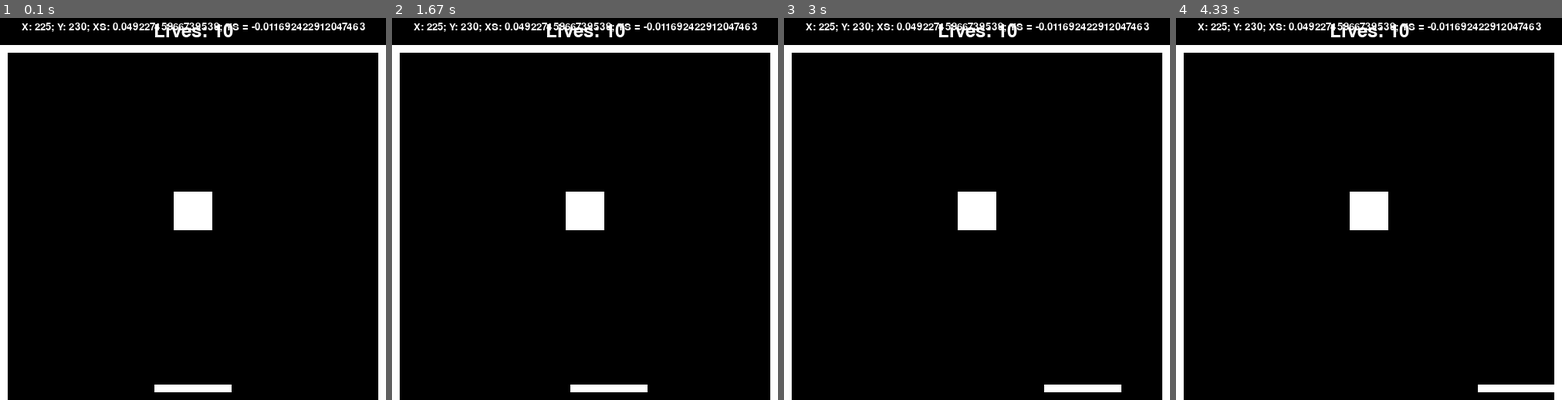
Above: before the commit, frames 1-4 (left to right).
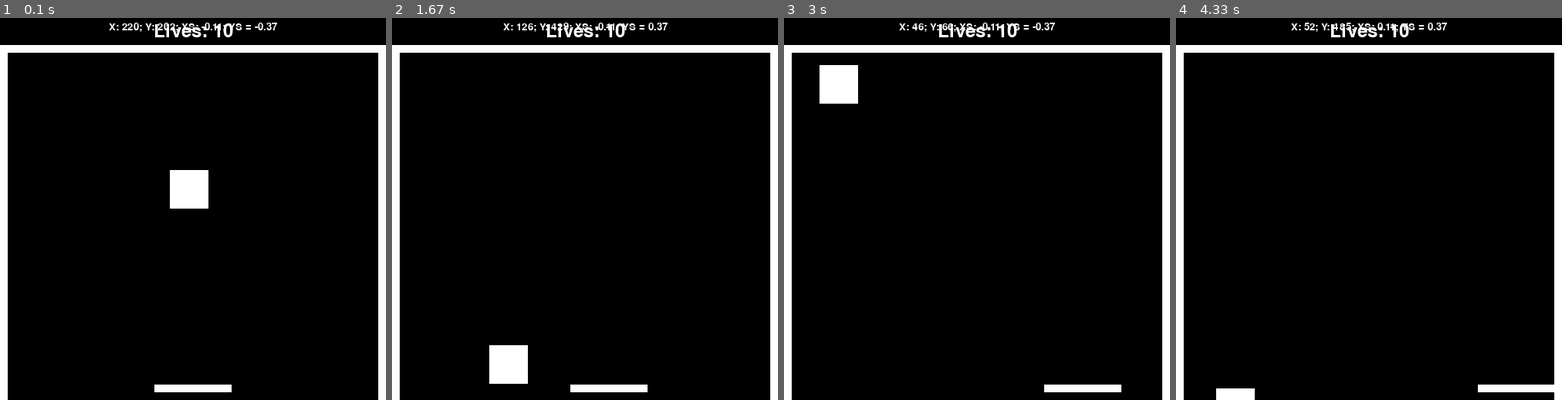
Above: after the commit, the same moments.

Repository: rabramley/pygames
Game: pygame game, started from pong.py
The game is run twice, just before and just after one commit, with the same random seed, the same clock (stepped at 60 frames per second) and the same inputs.
Inputs:
- Up to frame 1 (0.1 s): no input
- Up to frame 2 (1.67 s): hold Right 0.33-0.8 s; hold Right 0.83-1.3 s; hold Left from 1.33 s (still down)
- Up to frame 3 (3 s): release Left at 1.87 s; hold Left 1.9-2.3 s; hold Right 2.33-2.97 s
- Up to frame 4 (4.33 s): hold Left 3-3.47 s; hold Right 3.5-3.97 s; hold Right from 4 s (still down)

The runs differ from the first frame. In frame 1, 2.2% of the frame differs, in the area x 5-95%, y 1-56%; in frame 2, 3.0%, in the area x 5-95%, y 1-96%; in frame 3, 3.0%; in frame 4, 2.2%.

Commit message:
Fixed ball speeds

Diff:
--- a/pong.py
+++ b/pong.py
@@ -35,7 +35,7 @@
 
 class Ball(pygame.sprite.Sprite):
 
-    def __init__(self, size, left, top, x_speed, y_speed):
+    def __init__(self, size, left, top):
        pygame.sprite.Sprite.__init__(self, items)
 
        self.image = pygame.Surface([size, size])
@@ -44,8 +44,8 @@
        self.rect = self.image.get_rect()
        self.rect.x = int(left)
        self.rect.y = int(top)
-       self.x_speed = x_speed
-       self.y_speed = y_speed
+       self.x_speed = random.randint(10,50) * random.choice([1, -1]) / 100
+       self.y_speed = random.randint(10,50) * random.choice([1, -1]) / 100
 
     def move(self, dt):
         self.rect.x += int(self.x_speed * dt)
@@ -101,7 +101,7 @@
 left_wall = Wall(WALL_THICKNESS, SCREEN_HEIGHT - PLAY_AREA_TOP, 0, PLAY_AREA_TOP)
 right_wall = Wall(WALL_THICKNESS, SCREEN_HEIGHT - PLAY_AREA_TOP, SCREEN_WIDTH - WALL_THICKNESS, PLAY_AREA_TOP)
 paddle = Paddle(PADDLE_WIDTH, WALL_THICKNESS, (SCREEN_WIDTH / 2) - (PADDLE_WIDTH / 2), SCREEN_HEIGHT - WALL_THICKNESS - 10)
-ball = Ball(BALL_SIZE, (SCREEN_WIDTH / 2) - (BALL_SIZE / 2), (SCREEN_HEIGHT - PLAY_AREA_TOP) / 2, ((random.random() * 20) - 10) /100, ((random.random() * 20) - 10) /100)
+ball = Ball(BALL_SIZE, (SCREEN_WIDTH / 2) - (BALL_SIZE / 2), (SCREEN_HEIGHT - PLAY_AREA_TOP) / 2)
 
 # Set up the drawing window
 screen = pygame.display.set_mode([SCREEN_WIDTH, SCREEN_HEIGHT])
